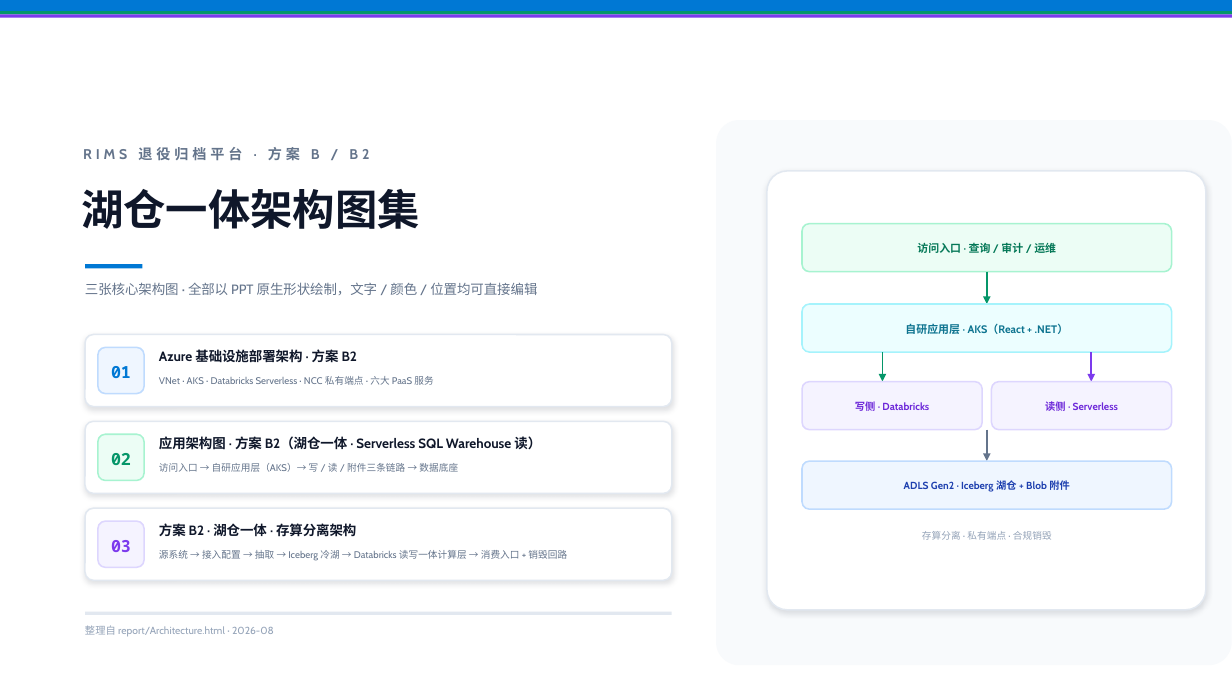
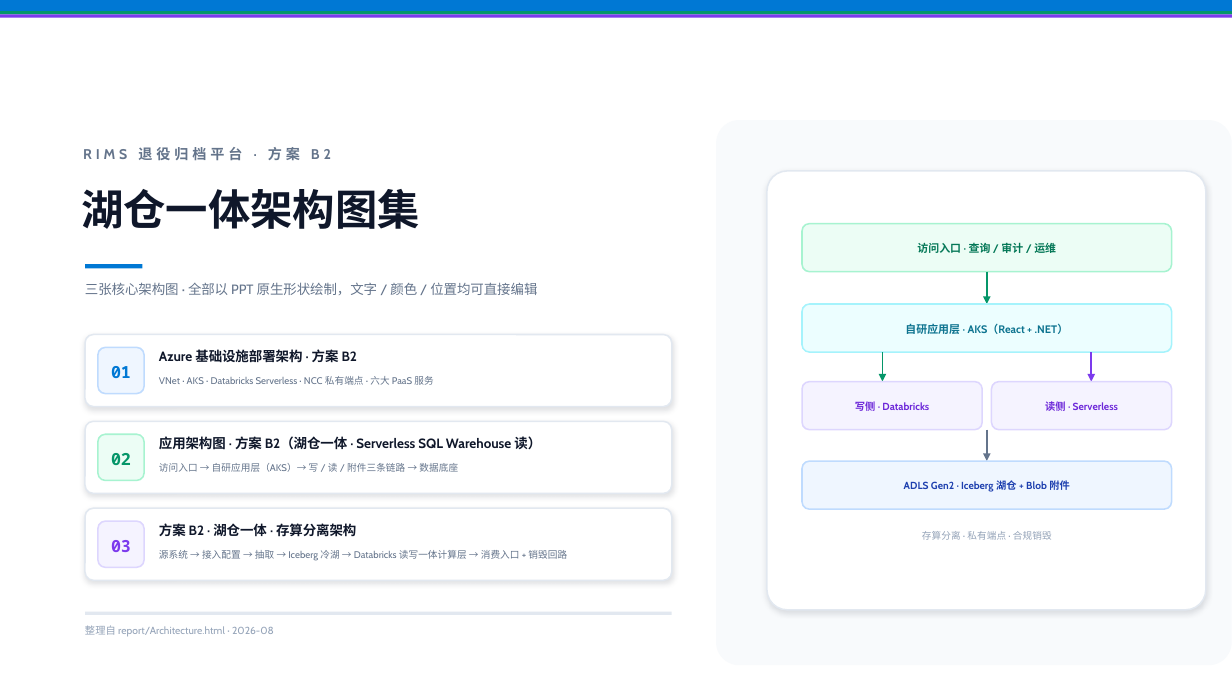
Before and after one commit to DoctoryJava/RimsDecommision, a slide deck: slide 1 of report/方案B_B2_架构图集.pptx. Drawn at 1232x693 pixels with LibreOffice and Linux fonts; fonts in the diff are those of the drawing. Boxes give left, top, right and bottom in pixels: in the first picture for what was removed or moved away, otherwise in the second. Text is boxed around its words. In the diff, an @@ line names an element or a change of style, - is before the commit and + after.

Commit message:
polish(ppt): 合理性修正与细节美化
- 修正技术性错误：Entra ID 为全局认证服务，不支持私有端点/禁公网，
  卡片改为「全局服务 · 443 / 认证走 443 · 无私有端点」，关键要点①同步
- 技术栈 #6 统一为「引擎 · Databricks Serverless（读写）」
- 「Databricks 工作区端点」缩短防折行溢出
- 封面与文档属性统一为「方案 B2」
- 应用架构图入口箭头补「HTTPS 443 · SSO」标注，右侧注精确为
  Serverless SQL Warehouse

```diff
--- a/report/方案B_B2_架构图集.pptx
+++ b/report/方案B_B2_架构图集.pptx
@@ text at [83,147,331,161]: text changed @@
-RIMS 退役归档平台 · 方案 B / B2
+RIMS 退役归档平台 · 方案 B2
```
Also in this commit, not shown: 2 other slides changed, 1 other file.
